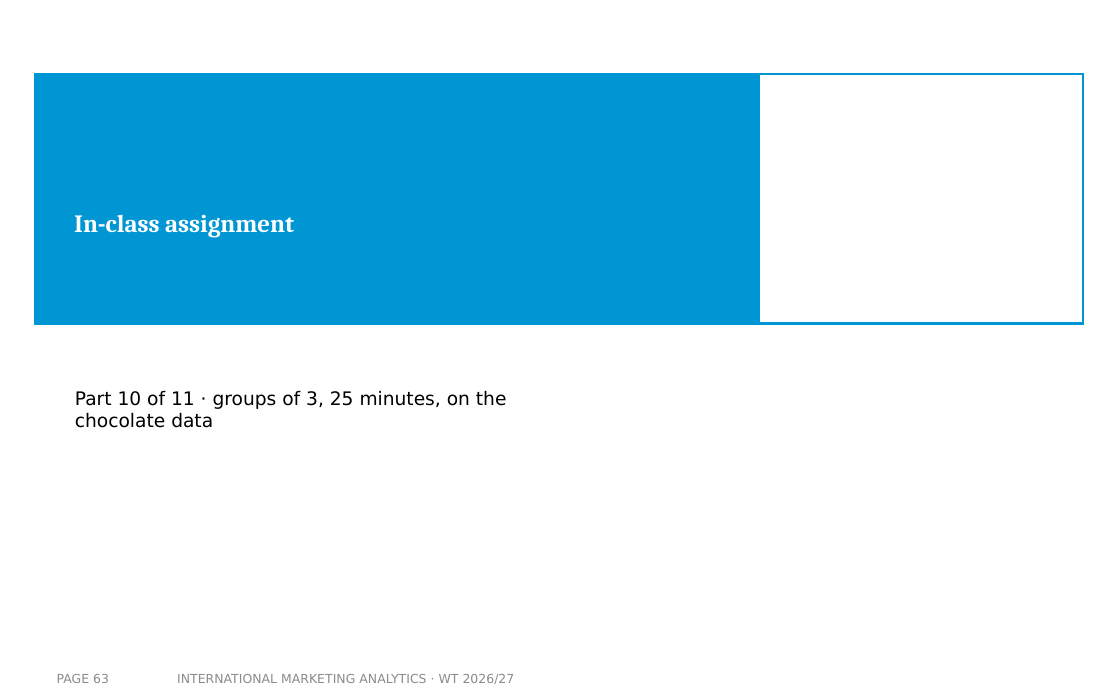
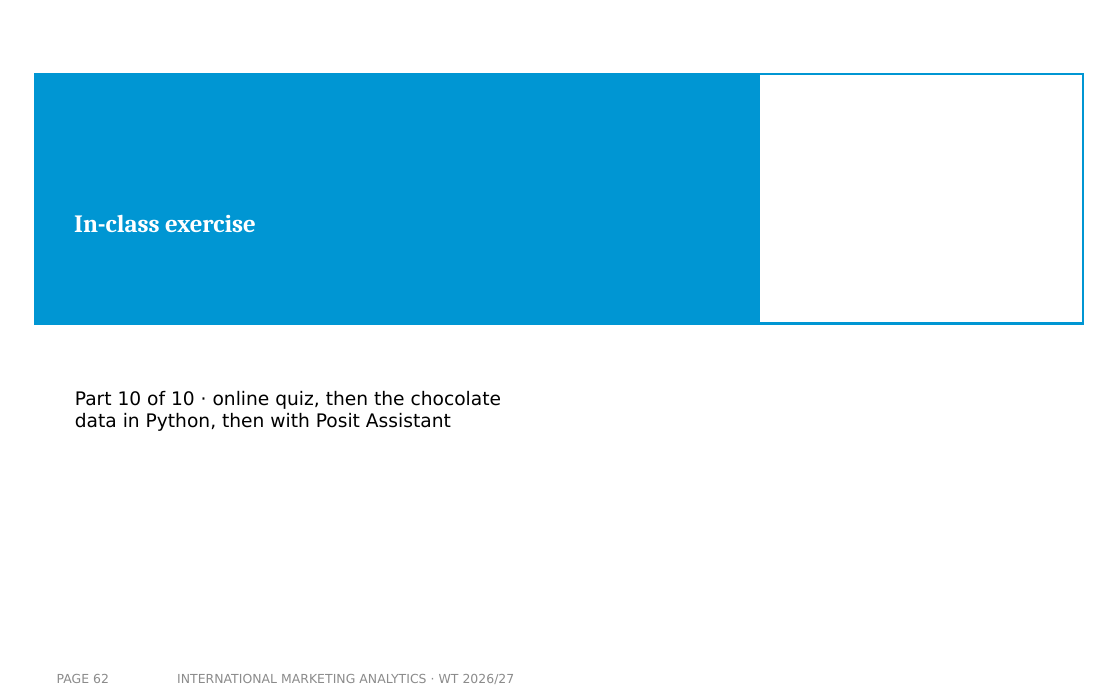
Before and after one commit to arnefloh-wu/international-marketing-analytics-teaching, a slide deck: slide 62 of slides/01b_statistics-and-regression_WT26-27.pptx (slide 63 before the commit). Drawn at 1120x700 pixels with LibreOffice and Linux fonts; fonts in the diff are those of the drawing; background and template pictures are left out. Boxes give left, top, right and bottom in pixels: in the first picture for what was removed or moved away, otherwise in the second. Text is boxed around its words. In the diff, an @@ line names an element or a change of style, - is before the commit and + after.

```diff
--- a/slides/01b_statistics-and-regression_WT26-27.pptx
+++ b/slides/01b_statistics-and-regression_WT26-27.pptx
@@ title at <box>74,214,256,233</box>: text changed @@
-In-class assignment
+In-class exercise
@@ text at <box>75,390,501,431</box>: text changed @@
-Part 10 of 11 · groups of 3, 25 minutes, on the chocolate data
+Part 10 of 10 · online quiz, then the chocolate data in Python, then with Posit Assistant
@@ page number at <box>57,674,109,683</box>: text changed @@
-PAGE 63
+PAGE 62
```
Also in this commit, not shown: 15 other slides changed, 2 slides added, 3 slides removed, 5 other files.
